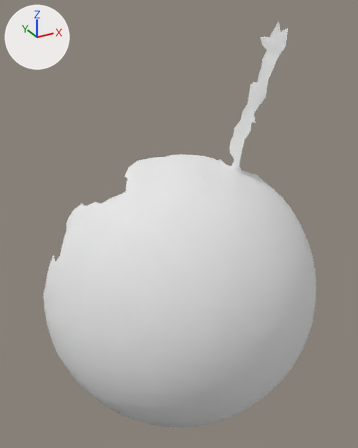
Renders of the OBJ model res/pendulum_horizontal/Pendulum_horizontal.000143.obj from each side of a commit.
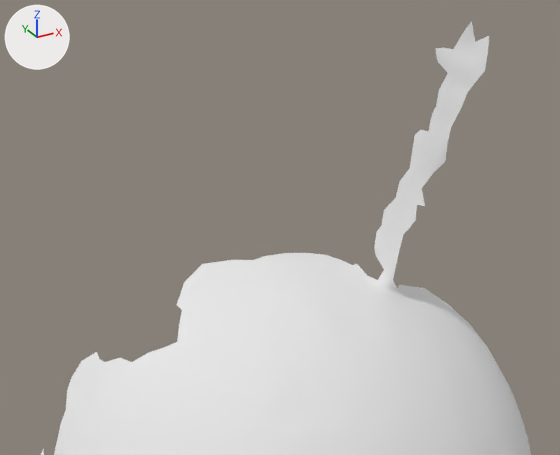
There are two pictures of each version: one whole from a 50 mm lens placed at (-321.0, -59.0, 312.0), pointed at (-108.0, 327.0, 119.0), one close up from a 50 mm lens placed at (-267.0, 37.0, 357.0), pointed at (-91.0, 357.0, 197.0). The axes (+X, +Y, +Z) are drawn at upper left. The lights are the same throughout. Where no turn or scale is listed for an object, it has been applied to the vertices.

The older version as bpy lines, for what is in view:
```python
me_pendulum_horizontal_000143 = bpy.data.meshes.new('Pendulum_horizontal.000143')
me_pendulum_horizontal_000143.from_pydata(...)  # 5076 vertices, 10017 faces; spans x -235.0..40.0, y 218.0..396.0, z -120.0..300.0
me_pendulum_horizontal_000143.materials.append(mat_pendulum_horizontal_000143)  # white #e7e7e7
ob_pendulum_horizontal_000143 = bpy.data.objects.new('Pendulum_horizontal.000143', me_pendulum_horizontal_000143)
ob_pendulum_horizontal_000143.location = (0.0, 0.0, 0.0)
```
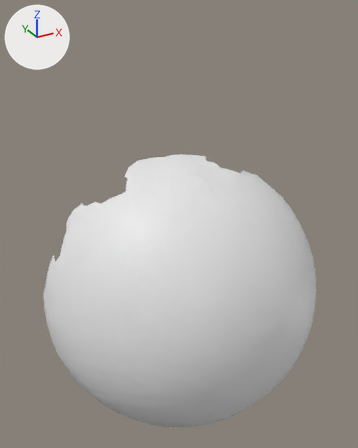
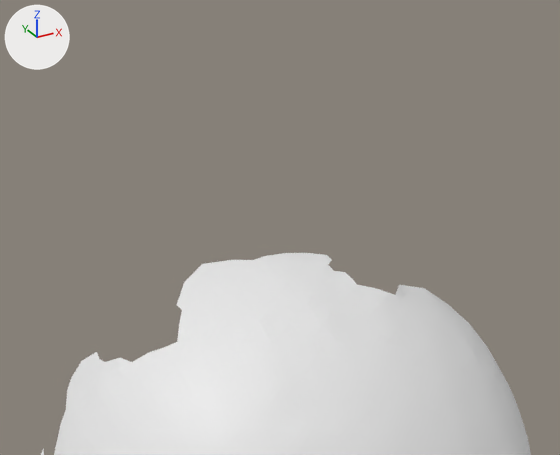
Diff of the bpy script that builds the scene:
```diff
--- a/res/pendulum_horizontal/Pendulum_horizontal.000143.obj.py
+++ b/res/pendulum_horizontal/Pendulum_horizontal.000143.obj.py
@@ me_pendulum_horizontal_000143 @@
 # used by ob_pendulum_horizontal_000143; location = (0.0, 0.0, 0.0)
-me_pendulum_horizontal_000143.from_pydata(...)  # 5076 vertices, 10017 faces; spans x -235.0..40.0, y 218.0..396.0, z -120.0..300.0
-me_pendulum_horizontal_000143.materials.append(mat_pendulum_horizontal_000143)  # white #e7e7e7
+me_pendulum_horizontal_000143.from_pydata(...)  # 4937 vertices, 9777 faces; spans x -235.0..40.0, y 218.0..396.0, z -120.0..173.0
+# me_pendulum_horizontal_000143 part 1
+# 139 vertices are removed from x -58.0..-9.0, y 305.0..355.0, z 163.0..300.0
+# 240 faces are deleted
```

Pixel boxes [x1, y1, x2, y2] of what changed, in the close-ups (560 x 455 px):
'Pendulum_horizontal.000143', reshaped
    before: [41, 21, 531, 455]
    after: [41, 253, 531, 455]
part 1 of me_pendulum_horizontal_000143, deleted
    before: [328, 21, 489, 295]
